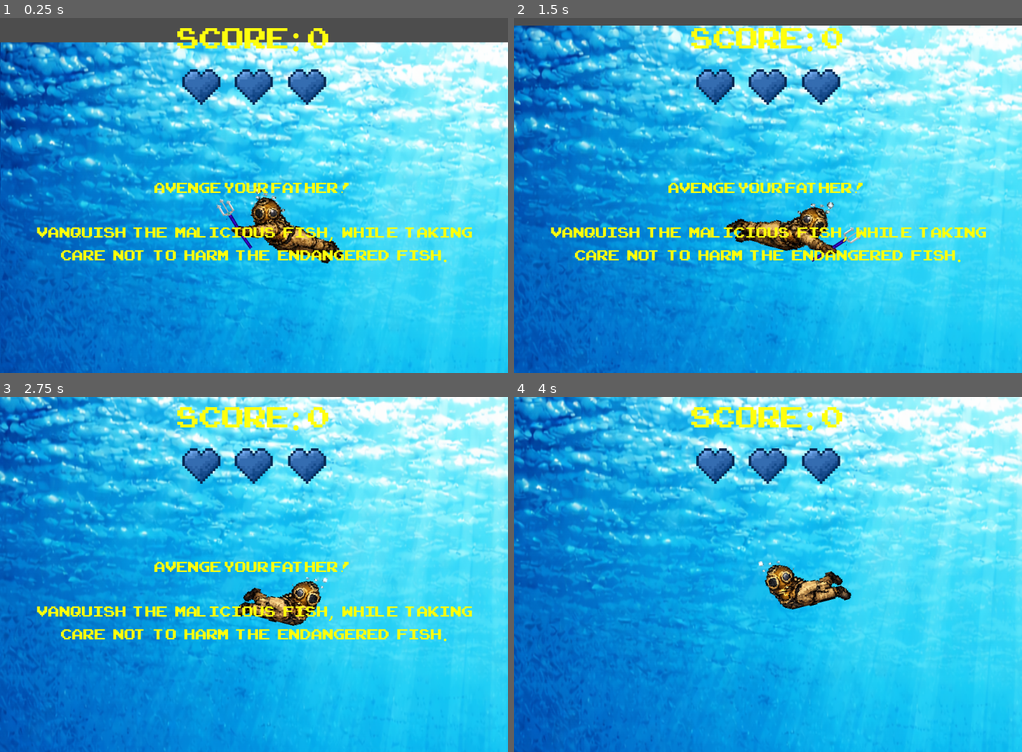
Above: before the commit, frames 1-4 (two rows, left to right).
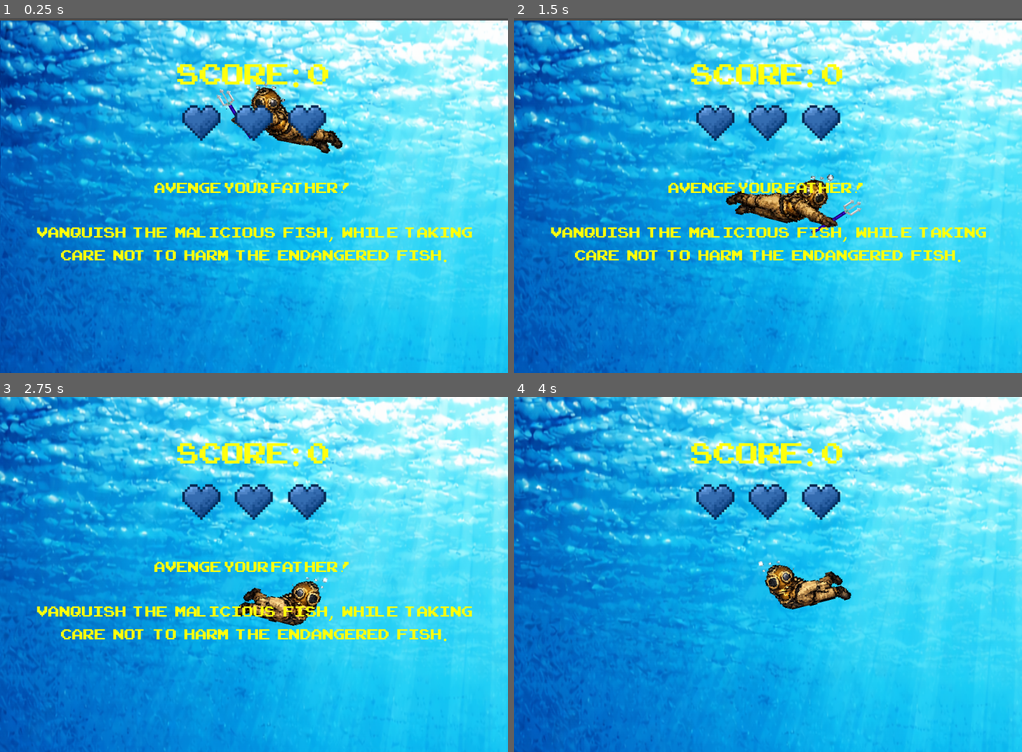
Above: after the commit, the same moments.

Repository: JanzenWill/FAT_SJ
Game: Godot game, scene res://main.tscn
Same seed, same stepped clock (60 frames per second), same inputs: the game is played once before the commit and once after it.
Inputs (mouse positions are in pixels of both pictures, inside the frame that each line leads up to):
- Up to frame 1 (0.25 s): no input
- Up to frame 2 (1.5 s): move the mouse to (879, 177) at 0.52 s; hold Right (move_right) 0.53-1.28 s; click (879, 177) at 0.6 s; move the mouse to (666, 213) at 1.27 s; hold Down (move_down) from 1.28 s (still down); click (666, 213) at 1.35 s
- Up to frame 3 (2.75 s): move the mouse to (304, 496) at 2.02 s; release Down (move_down) at 2.03 s; hold Right (move_right) from 2.03 s (still down); click (304, 496) at 2.1 s
- Up to frame 4 (4 s): move the mouse to (742, 645) at 2.77 s; release Right (move_right) at 2.78 s; hold Up (move_up) 2.78-3.53 s; click (742, 645) at 2.85 s; move the mouse to (920, 627) at 3.52 s; hold Left (move_left) from 3.53 s (still down); click (920, 627) at 3.6 s

The runs differ from the first frame. In frame 1, 38% of the frame differs, in the area x 0-100%, y 0-100%; in frame 2, 33%; in frame 3, 4.5%; in frame 4, 4.5%.

Commit message:
Fixed Camera View for top and bottom of the map, fixed chasing logic on Barracuda

Diff:
--- /dev/null
+++ b/StartMenu.tscn
@@ -0,0 +1,7 @@
+[gd_scene format=3 uid="uid://bqrdmcdih8j4m"]
+
+[node name="Control" type="Control"]
+layout_mode = 3
+anchors_preset = 0
+offset_right = 40.0
+offset_bottom = 40.0
--- a/evil_mob.gd
+++ b/evil_mob.gd
@@ -35,7 +35,7 @@
 
 '''
 func _on_area_2d_area_entered(area: Area2D) -> void:
-	if area.is_in_group("spear"):
+	if area.is_in_group("Trident"):
 		if area.has_method("get_damage"):
 			take_damage(area.get_damage())
 		else:
--- a/hud.tscn
+++ b/hud.tscn
@@ -11,10 +11,11 @@
 anchors_preset = 5
 anchor_left = 0.5
 anchor_right = 0.5
-offset_left = -57.0
-offset_right = 57.0
-offset_bottom = 40.0
+offset_left = -250.0
+offset_right = 250.0
+offset_bottom = 228.0
 grow_horizontal = 2
+alignment = 1
 
 [node name="StartButton" type="Button" parent="VBoxContainer"]
 layout_mode = 2
@@ -23,7 +24,6 @@
 theme_override_font_sizes/font_size = 45
 text = "Restart Game"
 icon_alignment = 1
-vertical_icon_alignment = 2
 
 [node name="ScoreLabel" type="Label" parent="VBoxContainer"]
 custom_minimum_size = Vector2(500, 80)
--- a/malicious_mob.gd
+++ b/malicious_mob.gd
@@ -63,11 +63,15 @@
 
 	if is_chasing:
 		if linear_velocity.y < 0:
-			target_rotation = -0.3   # tilt upward
+			target_rotation = -0.3
 		elif linear_velocity.y > 0:
-			target_rotation = 0.3    # tilt downward
+			target_rotation = 0.3
 		else:
-			target_rotation = 0.0    # stay flat if moving straight sideways
+			target_rotation = 0.0
+
+		# Reverse tilt when facing left
+		if linear_velocity.x < 0:
+			target_rotation *= -1
 
 	rotation = lerp(rotation, target_rotation, tilt_lerp_speed)
 
--- a/malicious_mob.tscn
+++ b/malicious_mob.tscn
@@ -19,7 +19,7 @@
 height = 226.0
 
 [sub_resource type="RectangleShape2D" id="RectangleShape2D_087k7"]
-size = Vector2(221.25, 71.5)
+size = Vector2(249, 98)
 
 [sub_resource type="CircleShape2D" id="CircleShape2D_087k7"]
 radius = 442.069
@@ -48,7 +48,7 @@
 collision_mask = 5
 
 [node name="CollisionShape2D" type="CollisionShape2D" parent="Area2D" groups=["MaliciousMob", "enemy_hitbox"]]
-position = Vector2(104.375, 43.25)
+position = Vector2(99.5, 37)
 shape = SubResource("RectangleShape2D_087k7")
 
 [node name="DetectionArea" type="Area2D" parent="."]
--- a/new_background.tscn
+++ b/new_background.tscn
@@ -4,6 +4,7 @@
 
 [node name="NewBackground" type="Node2D"]
 metadata/_edit_vertical_guides_ = [2041.0, 2048.0]
+metadata/_edit_horizontal_guides_ = [2496.0]
 
 [node name="Parallax2D" type="Parallax2D" parent="."]
 scroll_scale = Vector2(0.2, 0.2)
--- a/passive_mob.tscn
+++ b/passive_mob.tscn
@@ -19,7 +19,7 @@
 height = 96.0
 
 [sub_resource type="RectangleShape2D" id="RectangleShape2D_0b3nj"]
-size = Vector2(62, 41)
+size = Vector2(92, 41)
 
 [node name="PassiveMob" type="RigidBody2D" groups=["Fish", "PassiveMob"]]
 collision_layer = 2
@@ -47,7 +47,7 @@
 collision_mask = 4
 
 [node name="CollisionShape2D" type="CollisionShape2D" parent="Area2D" groups=["PassiveMob"]]
-position = Vector2(95, 41.5)
+position = Vector2(97, 41.5)
 shape = SubResource("RectangleShape2D_0b3nj")
 
 [connection signal="screen_exited" from="VisibleOnScreenNotifier2D" to="." method="_on_visible_on_screen_notifier_2d_screen_exited"]
--- a/player.gd
+++ b/player.gd
@@ -1,11 +1,11 @@
 extends Area2D
 
-@export var speed = 250
-@export var sink_speed = 90
-@export var attack_duration = 0.2
-@export var max_health = 3
-@export var knockback_strength = 70
-@export var hurt_cooldown = 1.5
+@export var speed: float = 250.0
+@export var sink_speed: float = 90.0
+@export var attack_duration: float = 0.2
+@export var max_health: int = 3
+@export var knockback_strength: float = 70.0
+@export var hurt_cooldown: float = 1.5
 
 signal hit
 signal health_changed
@@ -21,7 +21,8 @@
 
 @onready var sprite = $AnimatedSprite2D
 @onready var trident = $Trident
-@onready var trident_hitbox = $Trident/TridentHitBox
+@onready var left_hitbox = $Trident/LeftHitBox
+@onready var right_hitbox = $Trident/RightHitBox
 @onready var trident_start_pos = trident.position
 
 
@@ -29,8 +30,8 @@
 	screen_size = get_viewport_rect().size
 
 
-	$Trident/TridentHitBox.disabled = true
-
+	left_hitbox.disabled = true
+	right_hitbox.disabled = true
 	health = max_health
 	health_changed.emit(health)
 
@@ -38,7 +39,8 @@
 	position = Vector2(50, 50)
 	show()
 	$CollisionShape2D.disabled = false
-	$Trident/TridentHitBox.disabled = true
+	left_hitbox.disabled = true
+	right_hitbox.disabled = true
 	health = max_health
 	alive = true
 	can_take_damage = true
@@ -79,7 +81,7 @@
 	velocity.y += sink_speed
 	position += velocity * delta
 
-	position.y = clamp(position.y, 0, (3100 * (1 / 0.2)) - 300)
+	position.y = clamp(position.y, 0, 8000)
 
 	var target_rotation = 0.0
 
@@ -106,24 +108,27 @@
 		if attack_timer <= 0:
 			end_attack()
 
-func update_attack_hitbox_position() -> void:
+func update_attack_hitbox_direction() -> void:
 	if facing_right:
 		trident.position = Vector2(abs(trident_start_pos.x), trident_start_pos.y)
+		right_hitbox.disabled = not is_attacking
+		left_hitbox.disabled = true
 	else:
 		trident.position = Vector2(-abs(trident_start_pos.x), trident_start_pos.y)
+		right_hitbox.disabled = true
+		left_hitbox.disabled = not is_attacking
 
 func start_attack() -> void:
 	is_attacking = true
 	attack_timer = attack_duration
 	sprite.play("attack")
-	update_attack_hitbox_position()
-	trident_hitbox.disabled = false
-	print("ATTACK STARTED, trident disabled =", trident_hitbox.disabled)
+	update_attack_hitbox_direction()
 
 func end_attack() -> void:
 	is_attacking = false
 	sprite.play("default")
-	trident_hitbox.disabled = true
+	left_hitbox.disabled = true
+	right_hitbox.disabled = true
 
 func take_damage(amount: int, hit_from_x: float) -> void:
 	if not alive or not can_take_damage:
--- a/player.tscn
+++ b/player.tscn
@@ -28,7 +28,10 @@
 size = Vector2(146, 74)
 
 [sub_resource type="CircleShape2D" id="CircleShape2D_dw050"]
-radius = 36.124783
+radius = 41.109608
+
+[sub_resource type="CircleShape2D" id="CircleShape2D_hqtel"]
+radius = 37.01351
 
 [node name="Player" type="Area2D" groups=["player"]]
 collision_mask = 2
@@ -41,7 +44,7 @@
 animation = &"attack"
 
 [node name="CollisionShape2D" type="CollisionShape2D" parent="." groups=["player"]]
-position = Vector2(113, 78)
+position = Vector2(97, 84)
 shape = SubResource("RectangleShape2D_hqtel")
 
 [node name="Trident" type="Area2D" parent="." groups=["Trident"]]
@@ -49,12 +52,17 @@
 collision_mask = 2
 script = ExtResource("4_hqtel")
 
-[node name="TridentHitBox" type="CollisionShape2D" parent="Trident"]
+[node name="LeftHitBox" type="CollisionShape2D" parent="Trident"]
 position = Vector2(-59, 38)
 shape = SubResource("CircleShape2D_dw050")
 
+[node name="RightHitBox" type="CollisionShape2D" parent="Trident"]
+position = Vector2(253, 32)
+shape = SubResource("CircleShape2D_hqtel")
+
 [node name="Camera2D" type="Camera2D" parent="."]
 position = Vector2(0, 13)
+limit_top = 2
 
 [connection signal="area_entered" from="." to="." method="_on_area_entered"]
 [connection signal="body_entered" from="." to="." method="_on_body_entered"]
--- /dev/null
+++ b/start_menu.gd
@@ -0,0 +1,18 @@
+
+extends Control
+
+@onready var hud = $"../HUD"
+@onready var player = $"../Player"
+
+func _ready() -> void:
+	hud.hide()
+
+
+func _on_start_button_pressed() -> void:
+	hide()
+	hud.show()
+	player.start()
+	hud._new_game()
+
+func _on_button_pressed() -> void:
+	pass # Replace with function body.
Binary file removed: Sunlit ocean floor fading into depth.png
Binary file added: assets/art/StartButton.png
Not shown, added: assets/art/StartButton.png.import
Binary file added: assets/art/StartButton2.png
Not shown, changed: assets/art/StartButton2.png.import
Binary file added: assets/art/StartingBG.png
Not shown, added: assets/art/StartingBG.png.import
Not shown: 1 places in player.tscn that only renumber resources
Not shown, added: start_menu.gd.uid
